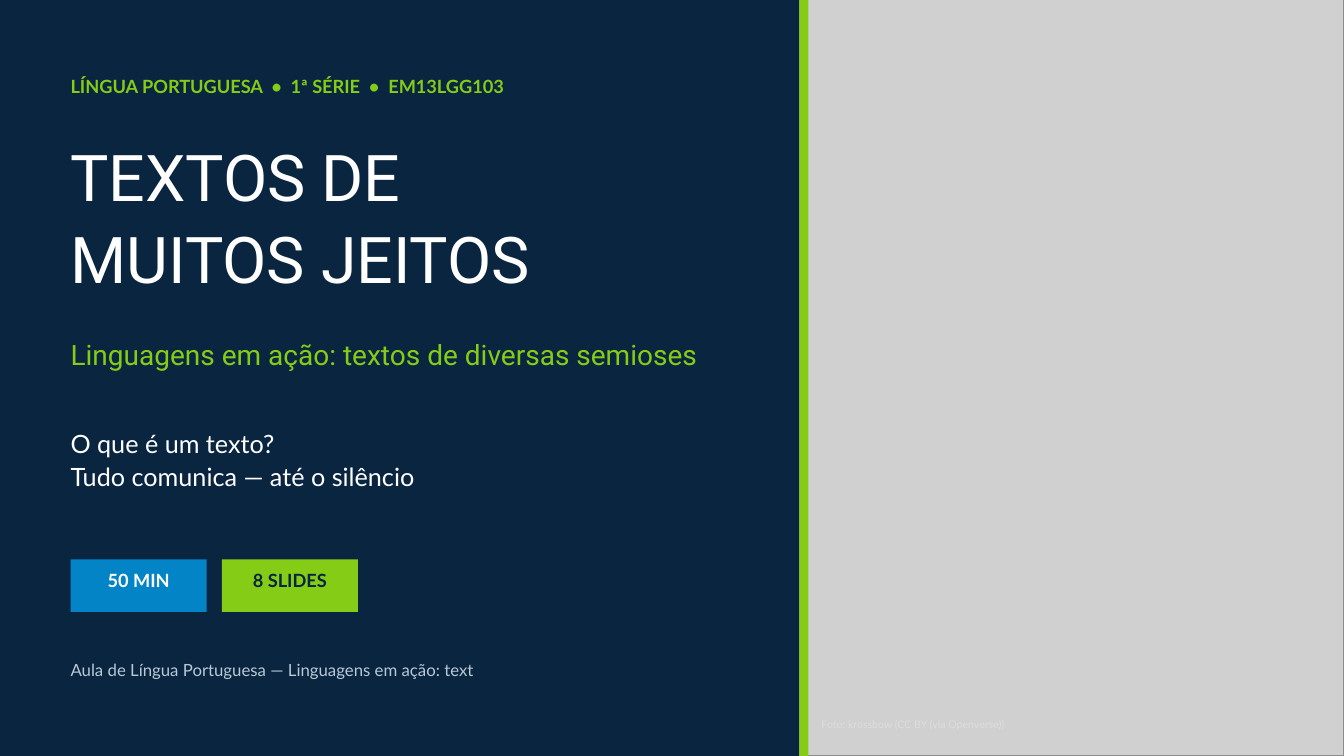
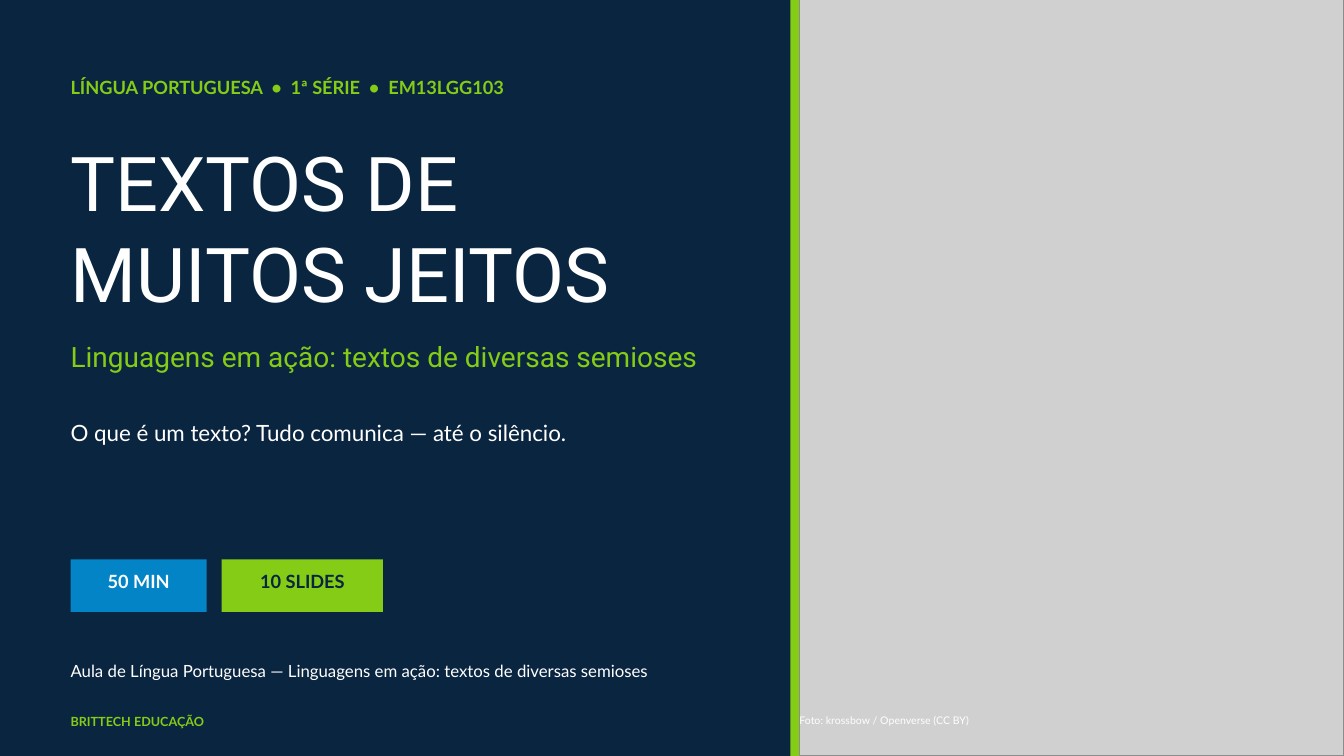
Before and after one commit to thiagollipe-web/brittech-educacao-aulas, a slide deck: slide 1 of ensino-medio/lingua-portuguesa-1serie-linguagens-semioses.pptx. Drawn at 1344x756 pixels with LibreOffice and Linux fonts; fonts in the diff are those of the drawing; grey boxes stand for pictures. Boxes give left, top, right and bottom in pixels: in the first picture for what was removed or moved away, otherwise in the second. Text is boxed around its words. In the diff, an @@ line names an element or a change of style, - is before the commit and + after.

```diff
--- a/ensino-medio/lingua-portuguesa-1serie-linguagens-semioses.pptx
+++ b/ensino-medio/lingua-portuguesa-1serie-linguagens-semioses.pptx
@@ rectangle: place and size @@
-rectangle at bbox=[800, 0, 809, 756]
+rectangle at bbox=[790, 0, 800, 756]
@@ text "TEXTOS DE" at bbox=[71, 156, 610, 303]: size 46 to 54 pt; line spacing 1.02 to 1; less space between paragraphs @@
@@ text "Linguagens em ação: textos de ..." at bbox=[71, 346, 696, 373]: line spacing 1 to 1.05; less space between paragraphs @@
@@ text at bbox=[71, 424, 566, 445]: text changed; size 18 to 16 pt @@
-O que é um texto?
-Tudo comunica — até o silêncio
+O que é um texto? Tudo comunica — até o silêncio.
@@ rectangle: place and size @@
-rectangle at bbox=[222, 560, 358, 612]
+rectangle at bbox=[222, 560, 383, 612]
@@ text at bbox=[260, 574, 345, 588]: text changed @@
-8 SLIDES
+10 SLIDES
@@ text at bbox=[71, 664, 648, 680]: text changed; text colour #B9C9D6 to #FFFFFF @@
-Aula de Língua Portuguesa — Linguagens em ação: text
+Aula de Língua Portuguesa — Linguagens em ação: textos de diversas semioses
@@ text added at bbox=[71, 716, 204, 728], 9 pt, text #84CC16, bold @@
+BRITTECH EDUCAÇÃO
@@ text added at bbox=[799, 715, 969, 727], 7.5 pt, text #FFFFFF @@
+Foto: krossbow / Openverse (CC BY)
```
Also in this commit, not shown: 3 other slides changed, 6 slides added, 4 slides removed, 4 other files.
